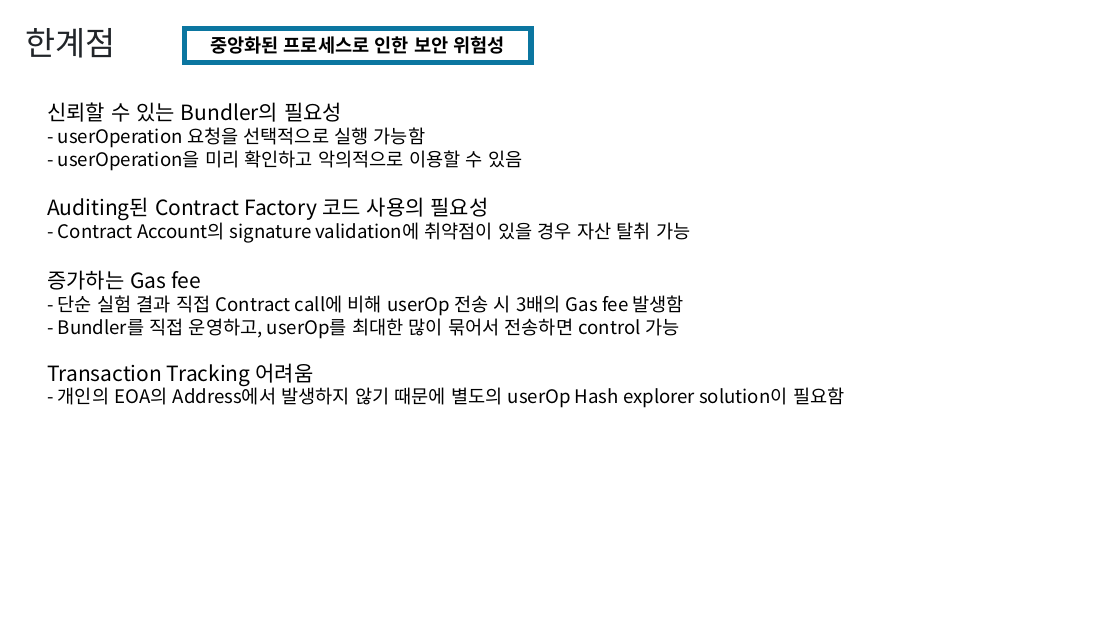
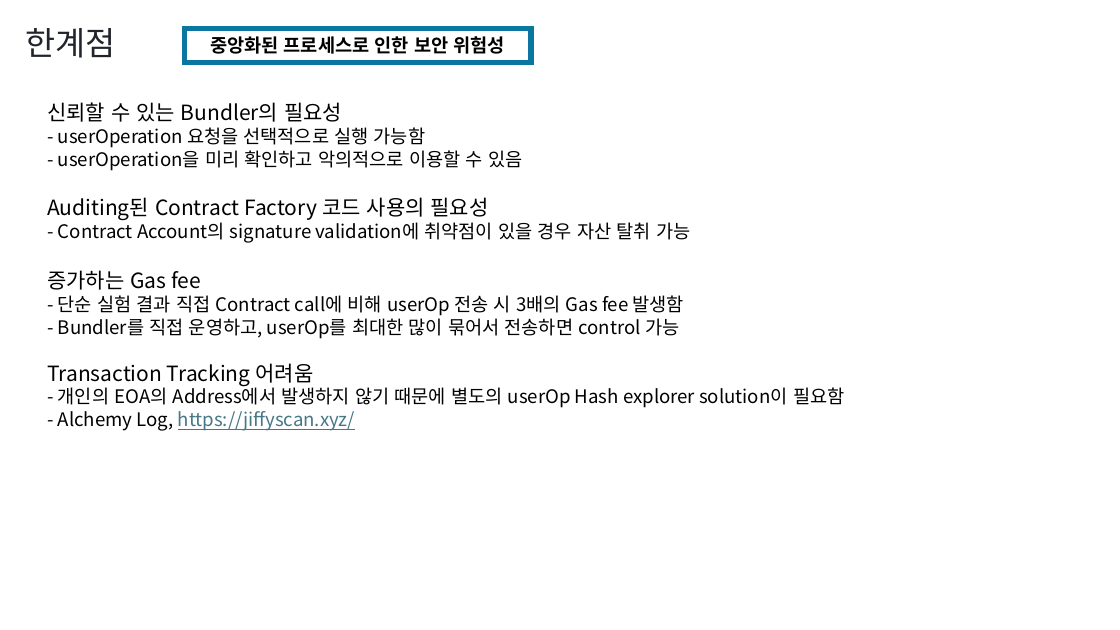
Before and after one commit to yyyljy/erc4337_alchemybundler, a slide deck: slide 14 of ERC4337.pptx. Drawn at 1120x630 pixels with LibreOffice and Linux fonts; fonts in the diff are those of the drawing. Boxes give left, top, right and bottom in pixels: in the first picture for what was removed or moved away, otherwise in the second. Text is boxed around its words. In the diff, an @@ line names an element or a change of style, - is before the commit and + after.

```diff
--- a/ERC4337.pptx
+++ b/ERC4337.pptx
@@ text at <box>58,411,355,431</box>: paragraph added @@
+- Alchemy Log, https://jiffyscan.xyz/
```
Also in this commit, not shown: 3 other slides changed, 1 slide added, 2 other files.
